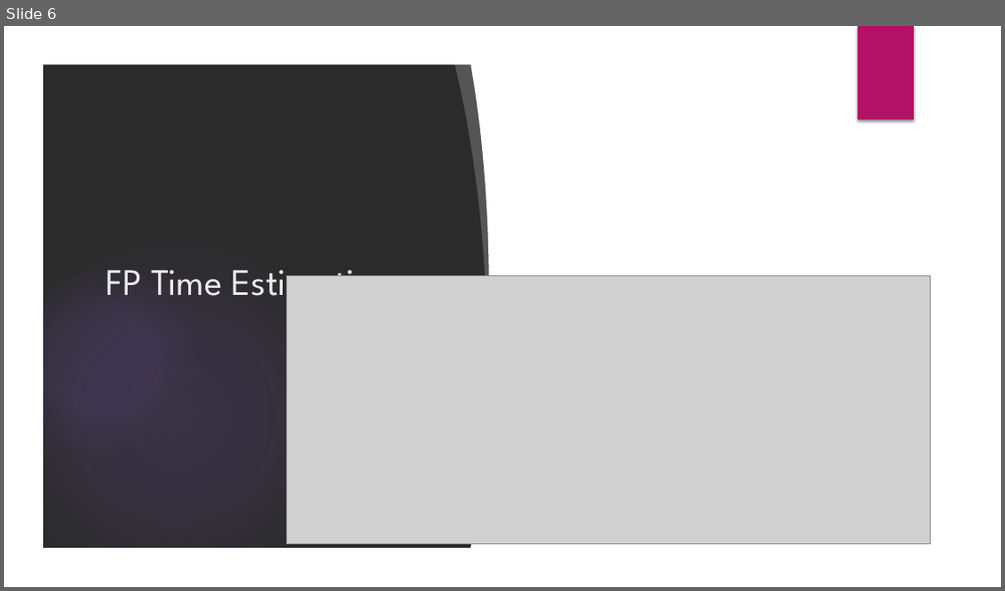
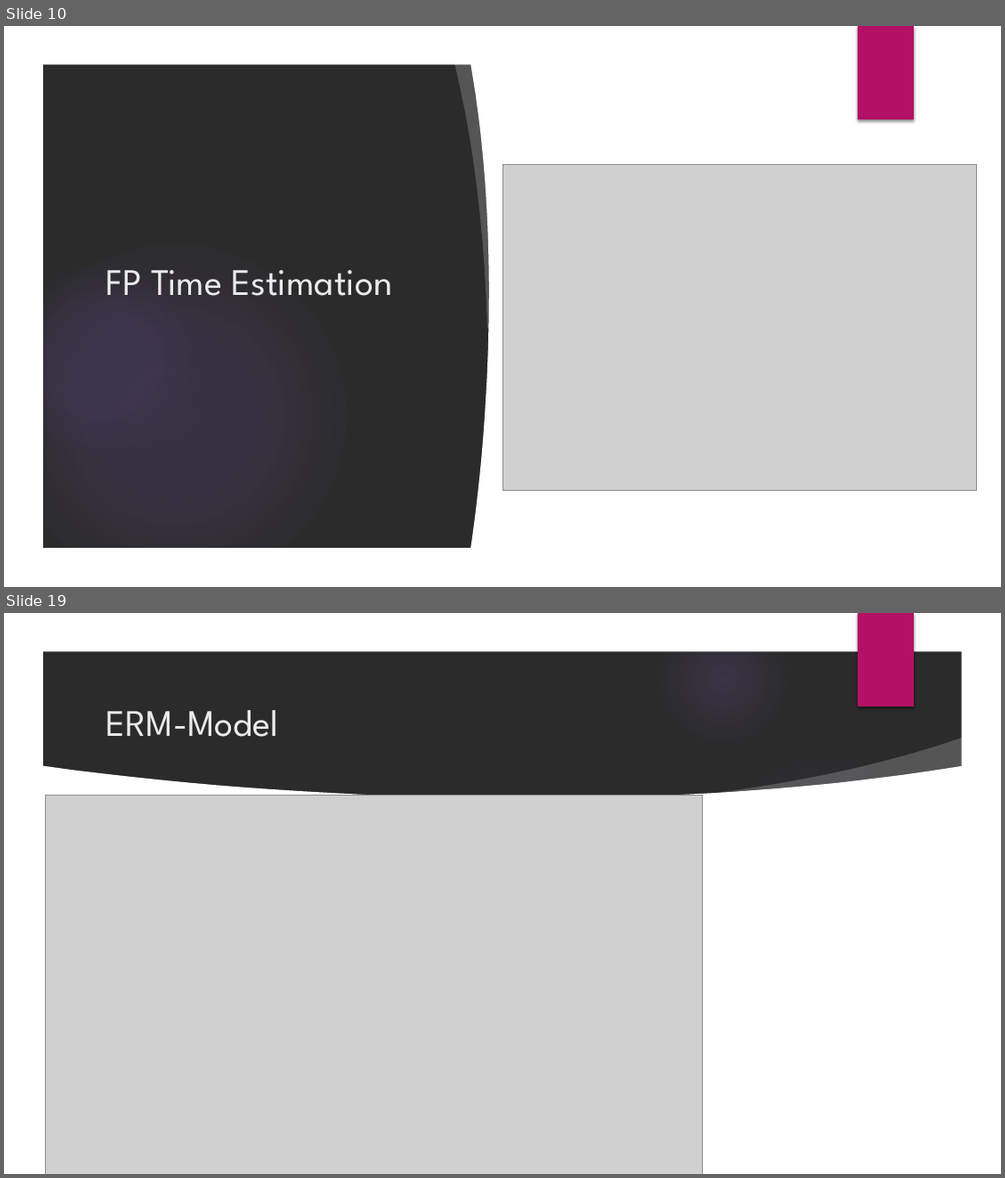
Before and after one commit to tenniskonig/Dokumentation, a slide deck: Tenniskönig.pptx. Shown one above the other, each under a label of ours: slide 6 before the commit, slides 10 and 19 after it; the slides between them are not shown. The pictures are 1005x591 and 1005x1178 pixels, drawn with LibreOffice and Linux fonts; fonts in the diff are those of the drawing; grey boxes stand for pictures; background and template pictures are left out; a plain dark background stands for a picture behind light text. Boxes give left, top, right and bottom in pixels: in the first picture for what was removed or moved away, otherwise in the second. Text is boxed around its words. In the diff, an @@ line names an element or a change of style, - is before the commit and + after.

```diff
--- a/Tenniskönig.pptx
+++ b/Tenniskönig.pptx
@@ slide 19 added at <box>4,613,1001,1174</box>, background picture (left out); not listed: 6 template elements that a slide beside it also shows @@
@@ title added at <box>105,710,278,737</box>, 36 pt, text #EBEBEB @@
+ERM-Model
@@ freeform shape added at <box>697,738,970,819</box>, fill #FFFFFF at 20% opacity @@
@@ freeform shape added at <box>41,765,963,1136</box>, fill #FFFFFF @@
@@ ellipse added at <box>708,750,938,981</box>, fill gradient #9B6BF2 @@
@@ picture added at <box>45,795,703,1174</box> @@
@@ what was slide 6 is now slide 10 @@
@@ slide 10 changed as well @@
@@ picture: place and size @@
-picture at <box>287,276,930,543</box>
+picture at <box>502,164,977,490</box>
```
Also in this commit, not shown: 2 other slides changed, 15 other slides added, 1 slide removed, 1 other file.
